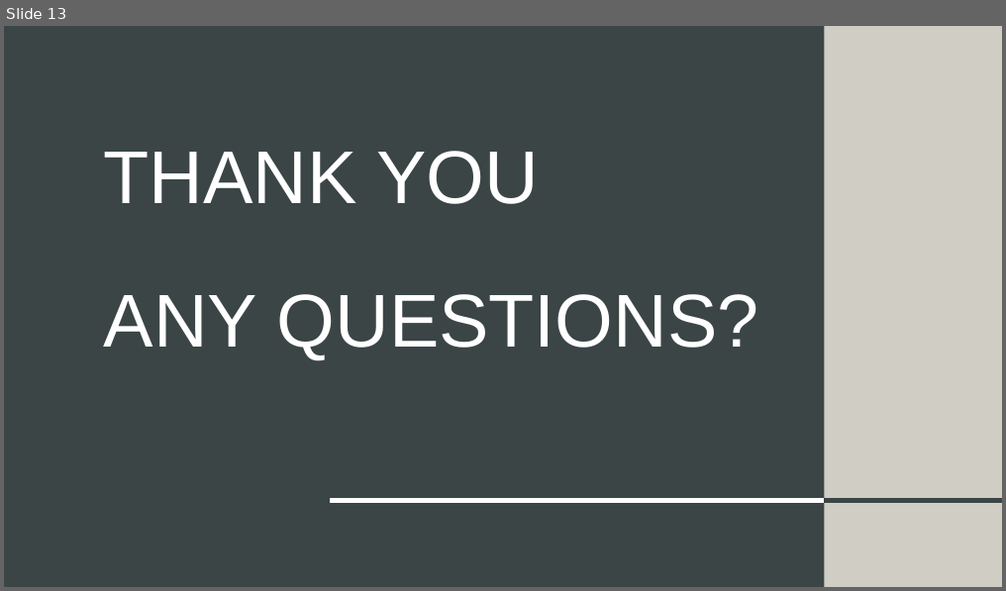
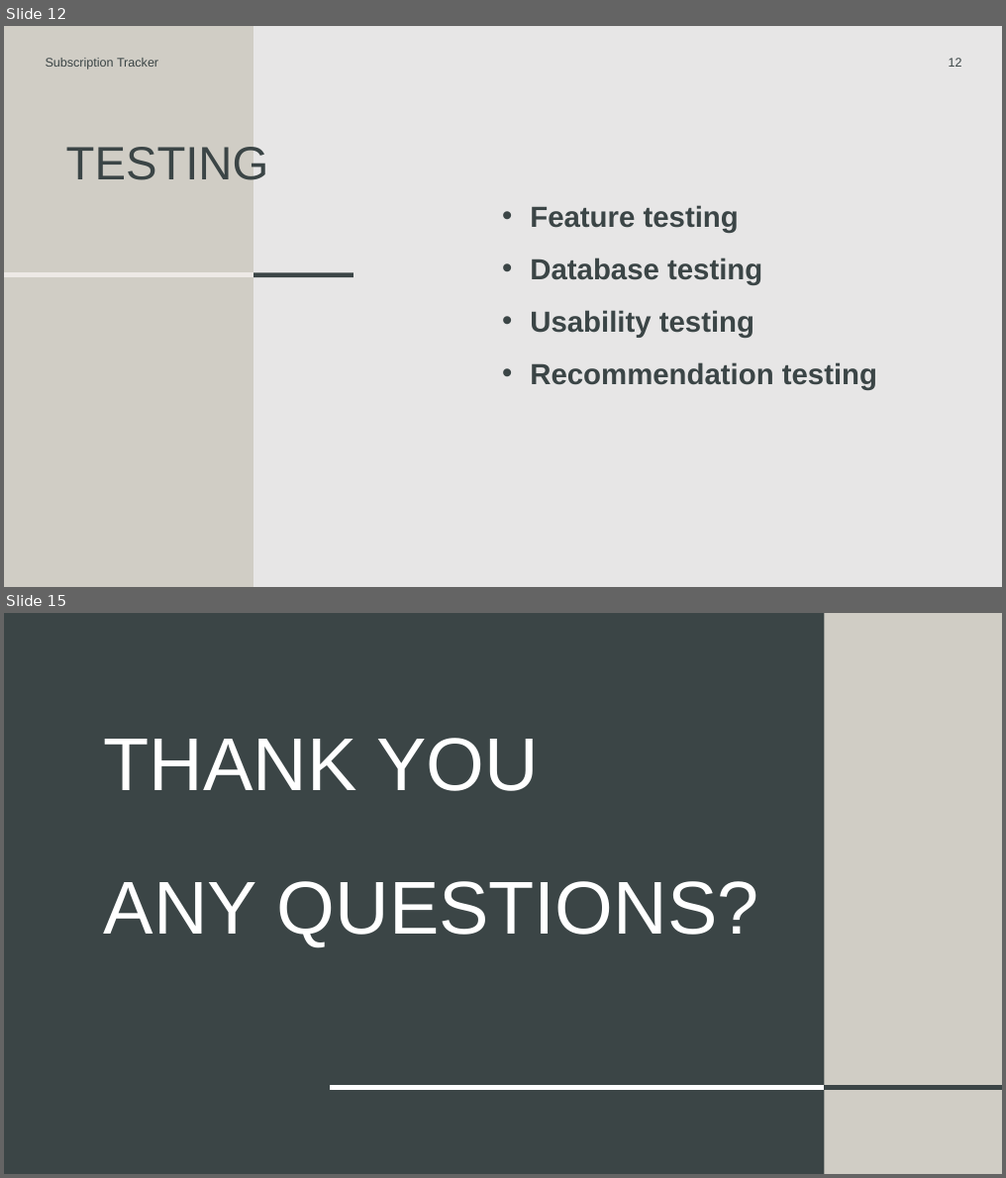
Before and after one commit to DorkSoul/4th-Year, a slide deck: Final-Year-Project/Subscription Tracker.pptx. Shown one above the other, each under a label of ours: slide 13 before the commit, slides 12 and 15 after it; the slides between them are not shown. The pictures are 1006x591 and 1006x1178 pixels, drawn with LibreOffice and Linux fonts; fonts in the diff are those of the drawing. Boxes give left, top, right and bottom in pixels: in the first picture for what was removed or moved away, otherwise in the second. Text is boxed around its words. In the diff, an @@ line names an element or a change of style, - is before the commit and + after.

```diff
--- a/Final-Year-Project/Subscription Tracker.pptx
+++ b/Final-Year-Project/Subscription Tracker.pptx
@@ slide 12 added at <box>4,26,1002,587</box>, background #E7E6E6 @@
@@ rectangle added at <box>4,26,254,587</box>, fill #D0CDC5 @@
@@ text added at <box>46,58,158,70</box>, 12 pt, text #3B4546 @@
+Subscription Tracker
@@ page number added at <box>948,58,962,67</box>, 12 pt, text #3B4546 @@
+12
@@ title added at <box>66,147,269,180</box>, 45 pt, text #3B4546 @@
+TESTING
@@ text added at <box>530,205,877,389</box>, 28 pt, text #3B4546, bold @@
+• Feature testing
+• Database testing
+• Usability testing
+• Recommendation testing
@@ line added from (4, 275) to (253, 275), #EDE9E6 4.5 pt @@
@@ line added from (254, 275) to (353, 275), #3B4546 4.5 pt @@
@@ what was slide 13 is now slide 15 @@
```
Also in this commit, not shown: 10 slides changed, 3 other slides added, 2 slides removed, 26 other files.
